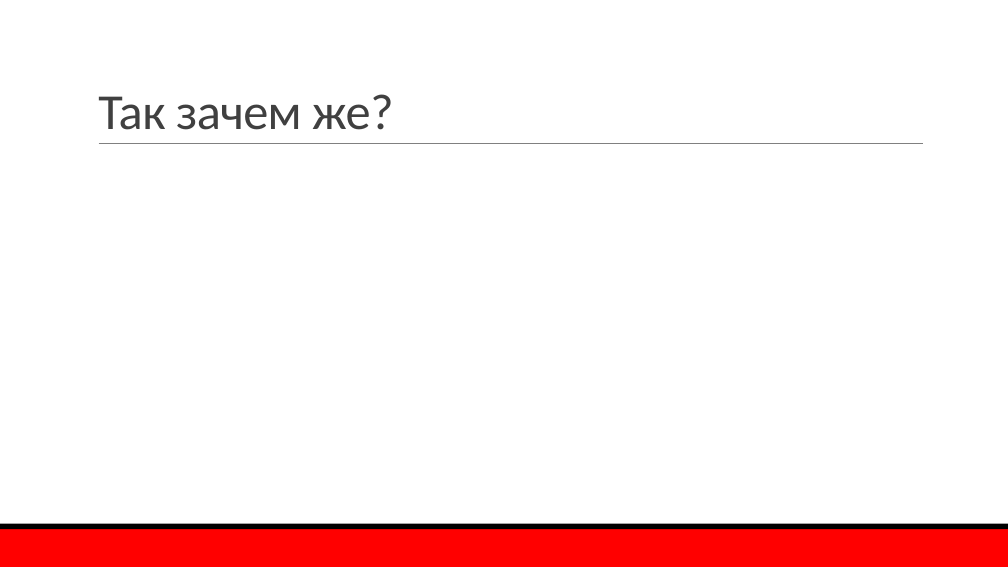
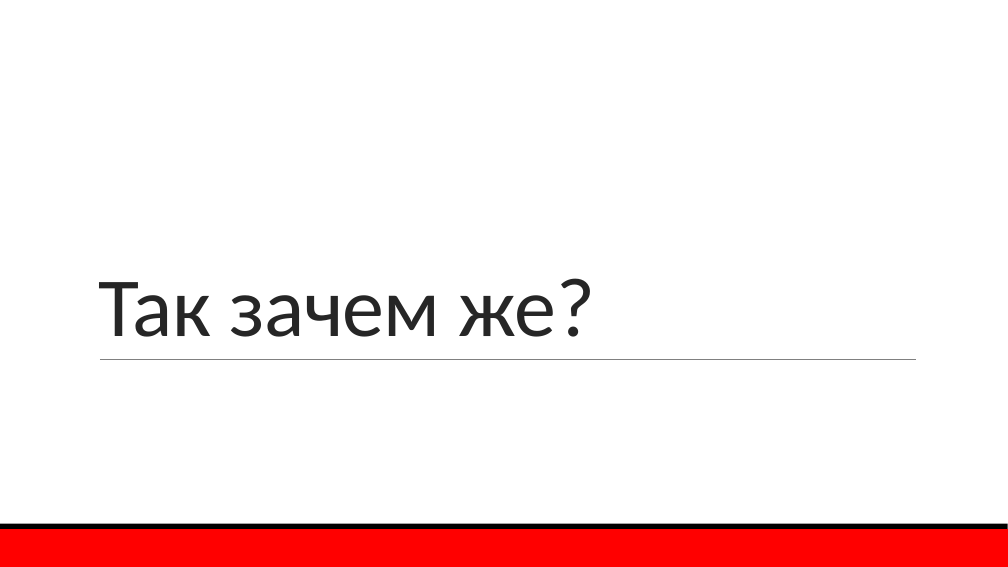
Before and after one commit to mao29/ConcurrencyCookBook, a slide deck: slide 8 of Presentation.pptx. Drawn at 1008x567 pixels with LibreOffice and Linux fonts; fonts in the diff are those of the drawing; background and template pictures are left out. Boxes give left, top, right and bottom in pixels: in the first picture for what was removed or moved away, otherwise in the second. Text is boxed around its words. In the diff, an @@ line names an element or a change of style, - is before the commit and + after.

```diff
--- a/Presentation.pptx
+++ b/Presentation.pptx
@@ title "Так зачем же?": place and size @@
-title "Так зачем же?" at [98, 94, 393, 130]
+title "Так зачем же?" at [98, 278, 594, 337]
@@ title "Так зачем же?" at [98, 278, 594, 337]: size 48 to 80 pt, text colour #404040 to #262626 @@
@@ line moved from (99, 144) - (923, 144) to (100, 359) - (917, 359) @@
```
Also in this commit, not shown: 5 other slides changed, 16 slides added, 1 slide removed, 1 other file.
